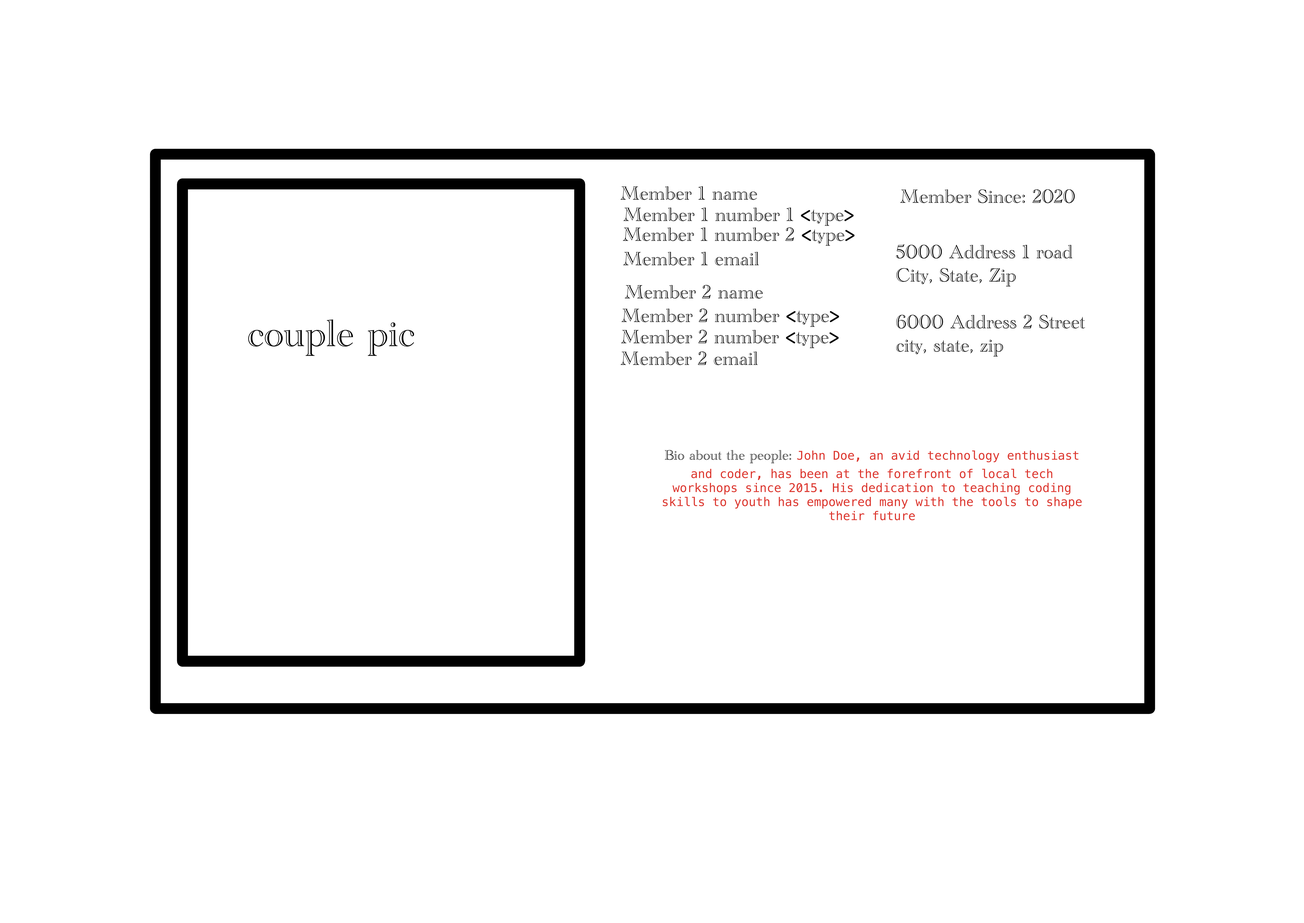
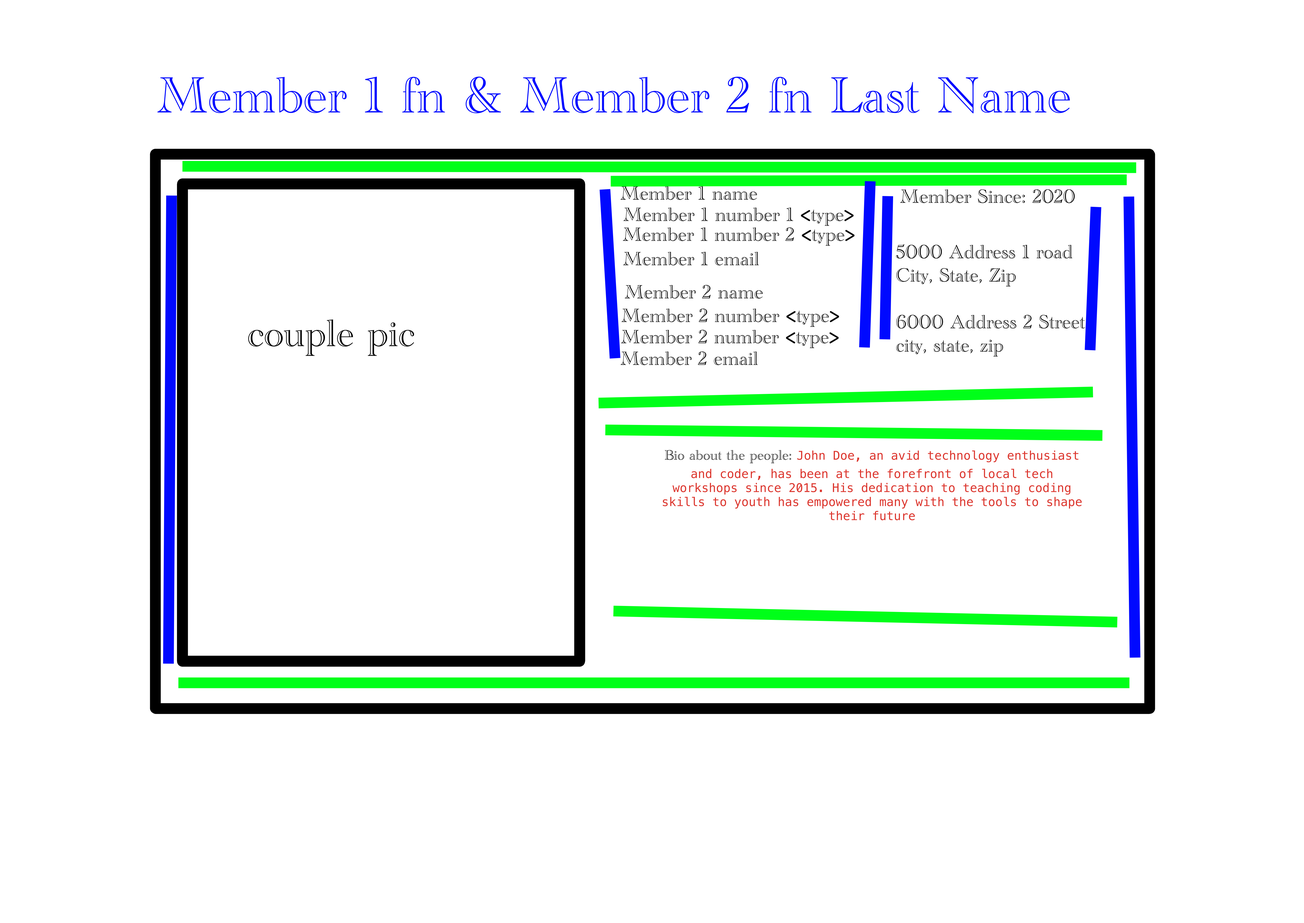
Revision of a layered 1304x923 image; what changed, layer by layer:
pixels changed over [157, 76, 1141, 688] (layer not identified)
